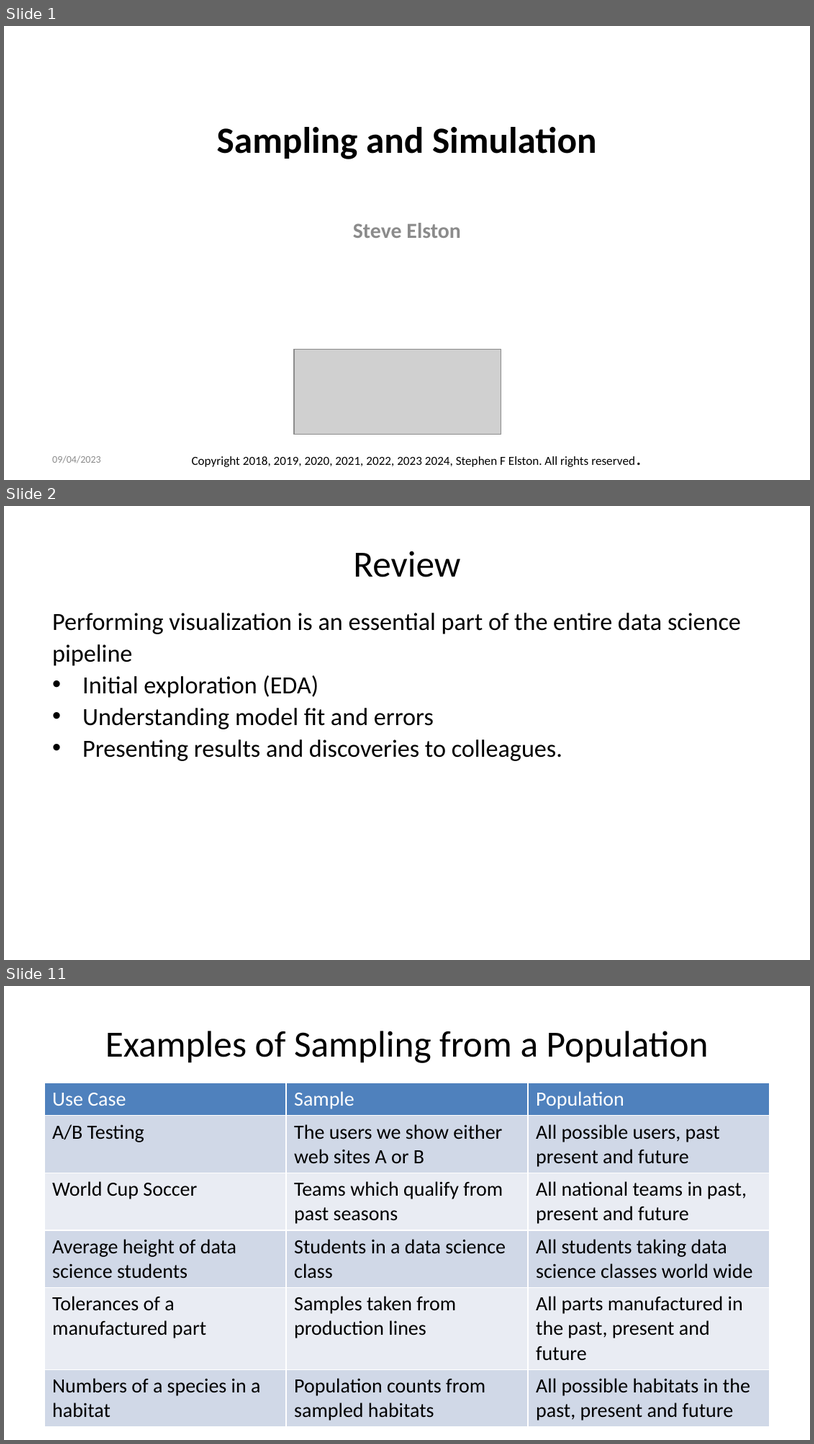
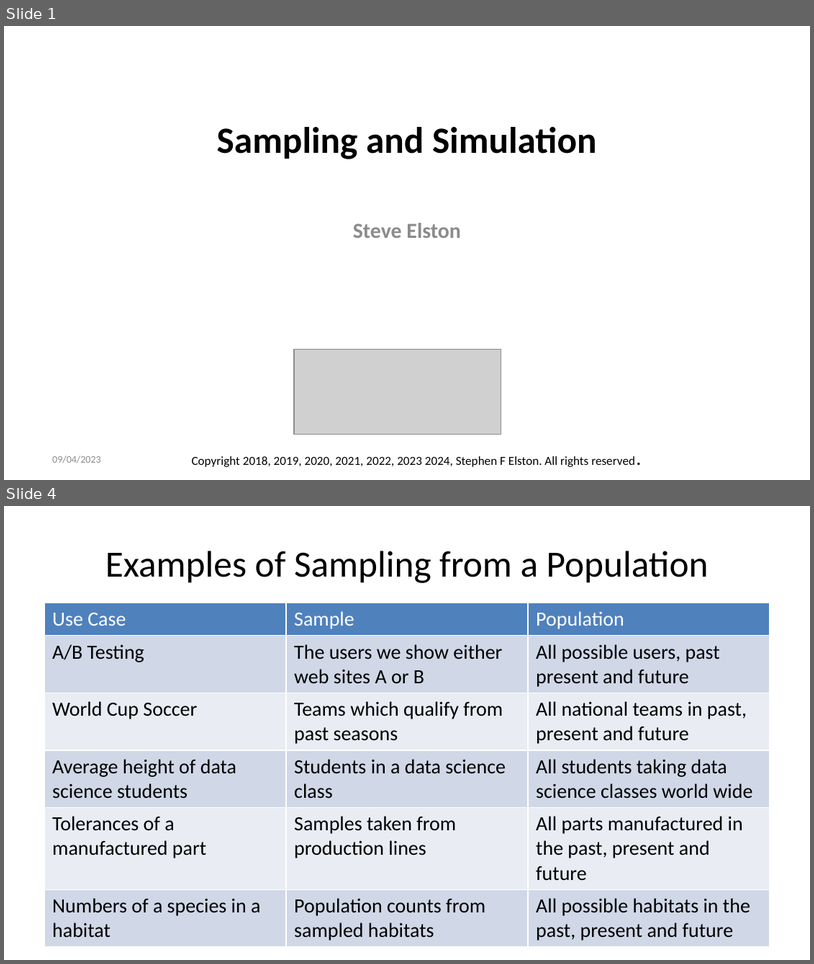
Before and after one commit to StephenElston/CSCI-E-83, a slide deck: LectureSlides/04_SamplingAndSimulation.pptx. Shown one above the other, each under a label of ours: slides 1, 2 and 11 before the commit, slides 1 and 4 after it; the slides between them are not shown. The pictures are 814x1444 and 814x964 pixels, drawn with LibreOffice and Linux fonts; fonts in the diff are those of the drawing; grey boxes stand for pictures. Boxes give left, top, right and bottom in pixels: in the first picture for what was removed or moved away, otherwise in the second. Text is boxed around its words. In the diff, an @@ line names an element or a change of style, - is before the commit and + after.

```diff
--- a/LectureSlides/04_SamplingAndSimulation.pptx
+++ b/LectureSlides/04_SamplingAndSimulation.pptx
@@ slide 2 removed at [4,506,810,960], background #FFFFFF @@
@@ title removed at [353,551,460,577] @@
-Review
@@ text removed at [52,613,741,761] @@
-Performing visualization is an essential part of the entire data science pipeline
-• Initial exploration (EDA)
-• Understanding model fit and errors
-• Presenting results and discoveries to colleagues.
@@ what was slide 11 is now slide 4 @@
```
Also in this commit, not shown: 10 slides changed, 5 slides added, 6 other slides removed.
